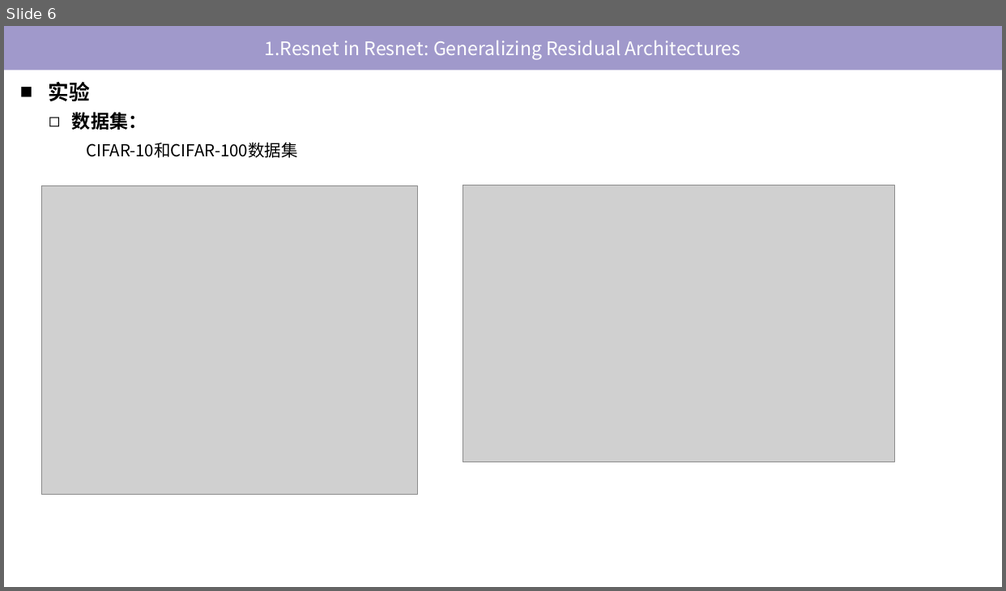
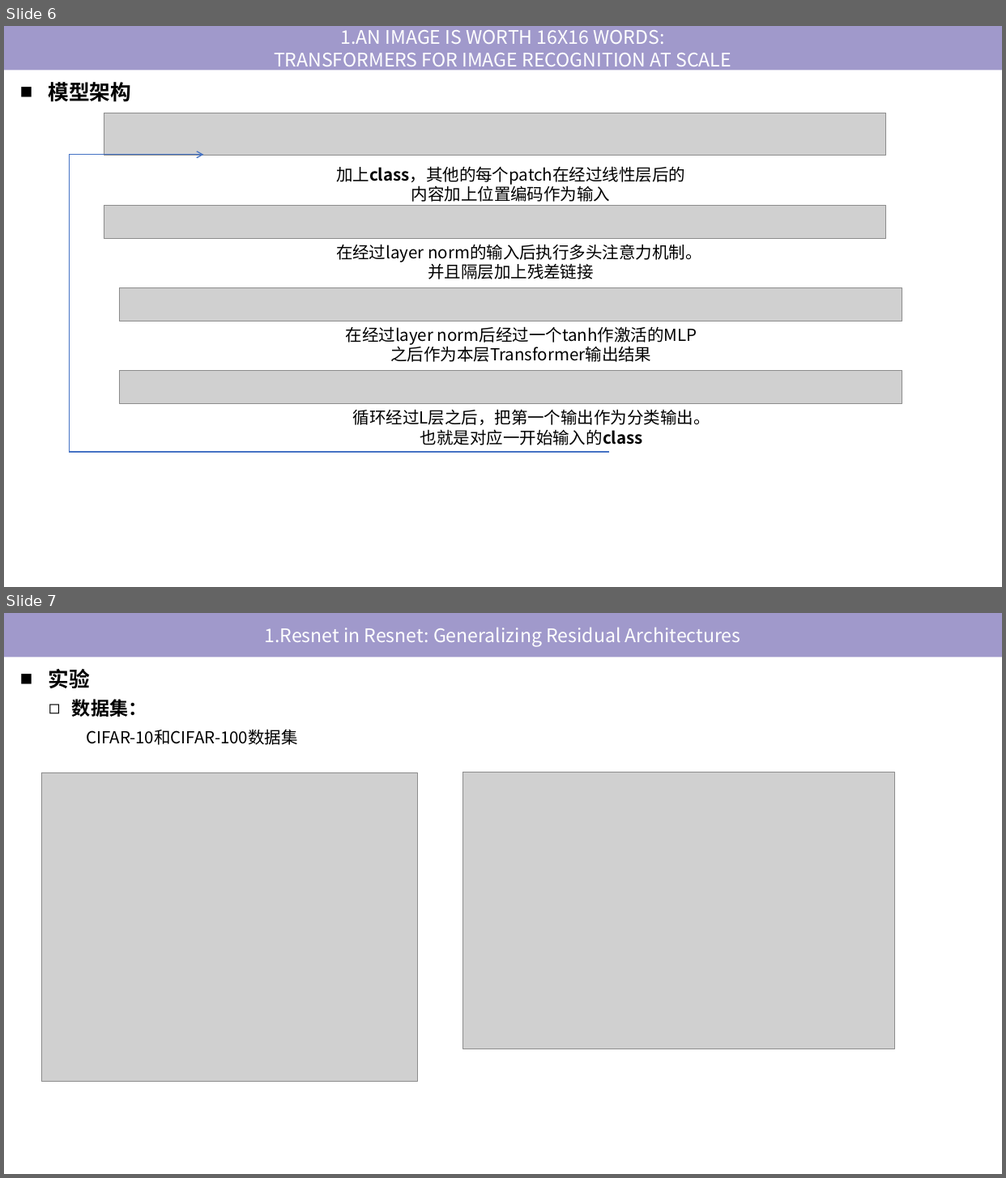
Before and after one commit to tj-messi/cv-computer-visual-tj, a slide deck: 0.组会记录/2024-10-9/report-2024-10-10.pptx. Shown one above the other, each under a label of ours: slide 6 before the commit, slides 6 and 7 after it. The pictures are 1006x591 and 1006x1178 pixels, drawn with LibreOffice and Linux fonts; fonts in the diff are those of the drawing; grey boxes stand for pictures. Boxes give left, top, right and bottom in pixels: in the first picture for what was removed or moved away, otherwise in the second. Text is boxed around its words. In the diff, an @@ line names an element or a change of style, - is before the commit and + after.

```diff
--- a/0.组会记录/2024-10-9/report-2024-10-10.pptx
+++ b/0.组会记录/2024-10-9/report-2024-10-10.pptx
@@ slide 6 added at box(4, 26, 1002, 587), background #FFFFFF @@
@@ rectangle added at box(4, 26, 1002, 71), fill #A099CB, 18 pt, text #FFFFFF @@
+1.AN IMAGE IS WORTH 16X16 WORDS:
+TRANSFORMERS FOR IMAGE RECOGNITION AT SCALE
@@ text added at box(49, 82, 132, 102), 20 pt, text #000000, bold @@
+■ 模型架构
@@ picture added at box(104, 113, 887, 156) @@
@@ elbow arrow added from (610, 452) to (204, 155), #4472C4 1 pt @@
@@ text added at box(336, 166, 685, 185), 16 pt, text #000000 @@
+加上class，其他的每个patch在经过线性层后的内容加上位置编码作为输入
@@ picture added at box(104, 205, 887, 238) @@
@@ text added at box(336, 244, 701, 280), 16 pt, text #000000 @@
+在经过layer norm的输入后执行多头注意力机制。并且隔层加上残差链接
@@ picture added at box(120, 288, 902, 321) @@
@@ text added at box(346, 327, 434, 345), 16 pt, text #000000 @@
+在经过layer norm后经过一个tanh作激活的MLP之后作为本层Transformer输出结果
@@ picture added at box(120, 370, 902, 403) @@
@@ text added at box(353, 409, 710, 446), 16 pt, text #000000 @@
+循环经过L层之后，把第一个输出作为分类输出。也就是对应一开始输入的class
@@ what was slide 6 is now slide 7 @@
```
Also in this commit, not shown: 1 slide changed, 1 other slide added, 1 slide removed.
